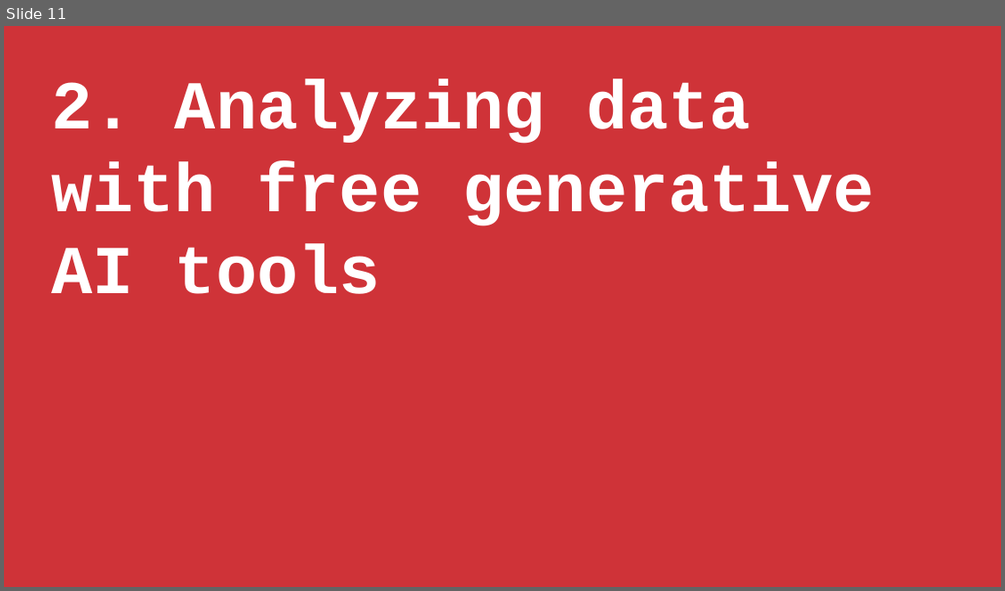
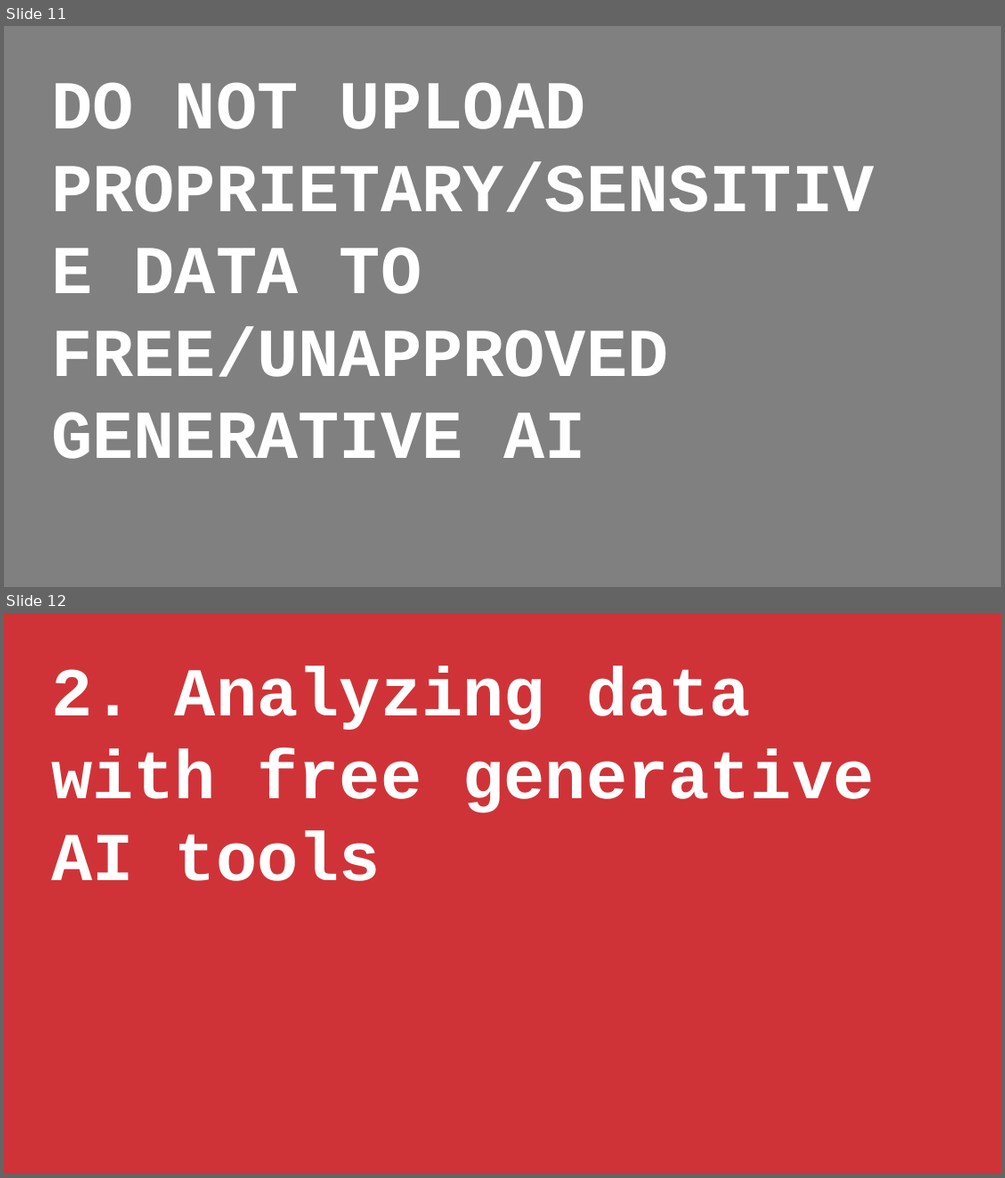
Before and after one commit to stringfestdata/gen-ai-for-excel-masterclass, a slide deck: gen-ai-for-excel-masterclass.pptx. Shown one above the other, each under a label of ours: slide 11 before the commit, slides 11 and 12 after it. The pictures are 1005x591 and 1005x1178 pixels, drawn with LibreOffice and Linux fonts; fonts in the diff are those of the drawing. Boxes give left, top, right and bottom in pixels: in the first picture for what was removed or moved away, otherwise in the second. Text is boxed around its words. In the diff, an @@ line names an element or a change of style, - is before the commit and + after.

```diff
--- a/gen-ai-for-excel-masterclass.pptx
+++ b/gen-ai-for-excel-masterclass.pptx
@@ slide 11 added at bbox=[4, 26, 1001, 587], background #F2F2F2 @@
@@ rectangle added at bbox=[4, 26, 1001, 587], fill #808080 @@
@@ text added at bbox=[51, 82, 874, 459], 99 pt, text #FFFFFF, bold @@
+DO NOT UPLOAD PROPRIETARY/SENSITIVE DATA TO FREE/UNAPPROVED GENERATIVE AI
@@ what was slide 11 is now slide 12 @@
```
Also in this commit, not shown: 8 slides changed, 1 other slide added, 1 slide removed, 10 other files.
